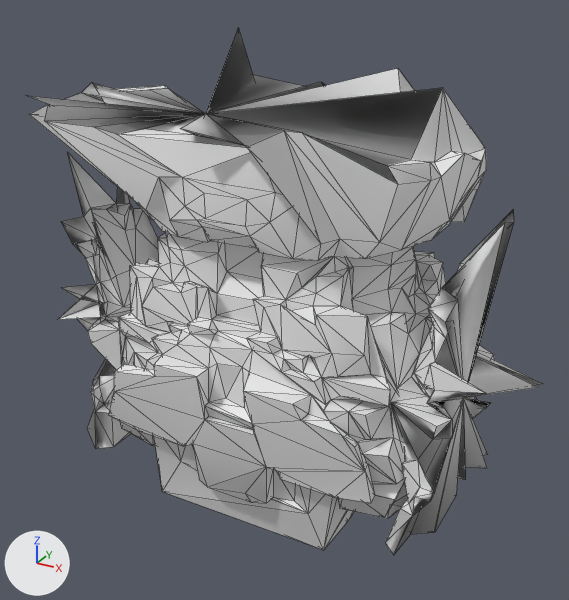
One commit to the OBJ model src/main/resources/assets/kn8/meshes/suit/mk1_reinforced/body.obj: the scene before it, then after it.
The view is the same before and after, from a 50 mm camera at (0.618, -1.137, 0.939) aimed at (0.0, -0.013, 0.377). Every picture has the same lights, and +X, +Y and +Z are marked at lower left. The older version comes first. Mesh edges are drawn as thin lines. Where no turn or scale is listed for an object, it has been applied to the vertices. Vertices at exactly the same position are counted once.

The older version as bpy lines, for what is in view:
```python
me_body = bpy.data.meshes.new('body')
me_body.from_pydata(...)  # 1017 vertices, 2032 faces; spans x -0.466..0.442, y -0.263..0.247, z 0.0..0.818
ob_body = bpy.data.objects.new('body', me_body)
ob_body.location = (0.0, 0.0, 0.0)
```
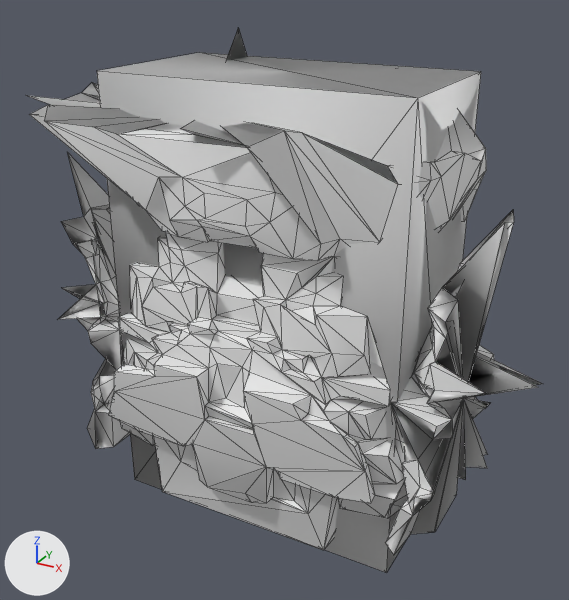
Patch to the scene script:
```diff
--- a/src/main/resources/assets/kn8/meshes/suit/mk1_reinforced/body.obj.py
+++ b/src/main/resources/assets/kn8/meshes/suit/mk1_reinforced/body.obj.py
@@ me_body @@
 # used by ob_body; location = (0.0, 0.0, 0.0)
-me_body.from_pydata(...)  # 1017 vertices, 2032 faces; spans x -0.466..0.442, y -0.263..0.247, z 0.0..0.818
+me_body.from_pydata(...)  # 1025 vertices, 2044 faces; spans x -0.466..0.442, y -0.263..0.247, z -0.019..0.818
+# me_body part 1: a new loose piece, a box spanning x -0.269..0.269, y -0.144..0.144, z -0.019..0.769
+# me_body part 2
+# 21 faces are deleted
+# 21 new faces join them
+# me_body part 3
+# 6 faces are deleted
+# 6 new faces join them
```

What differs and where, as boxes [x1, y1, x2, y2] in the pictures (569 x 600 px; the box of a moved part takes in the faces that stretch with it):
'body', reshaped: before [26, 28, 542, 555]; after [26, 28, 542, 573]
part 1 of me_body, added: after [97, 53, 481, 573]
part 2 of me_body, moved or reshaped: before [26, 88, 514, 554]; after [26, 95, 514, 554]
part 3 of me_body, moved or reshaped: [58, 288, 99, 319] in both
